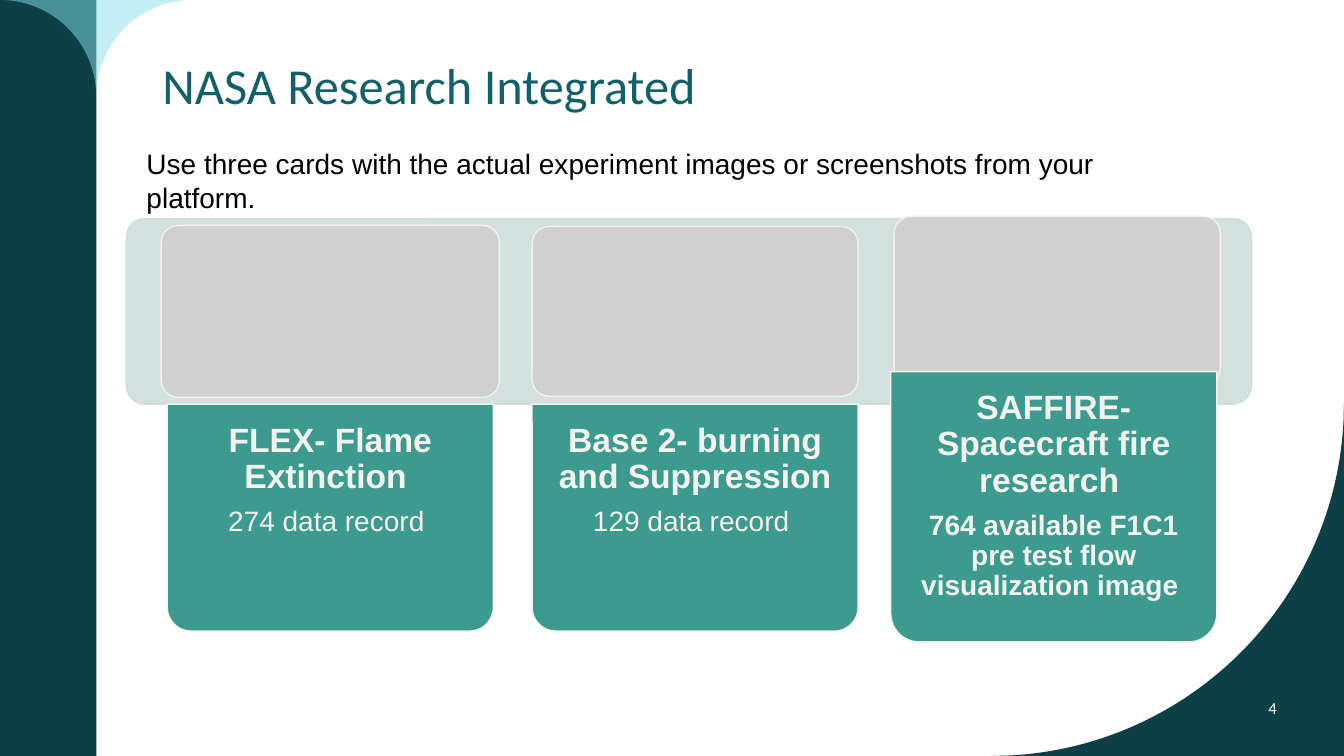
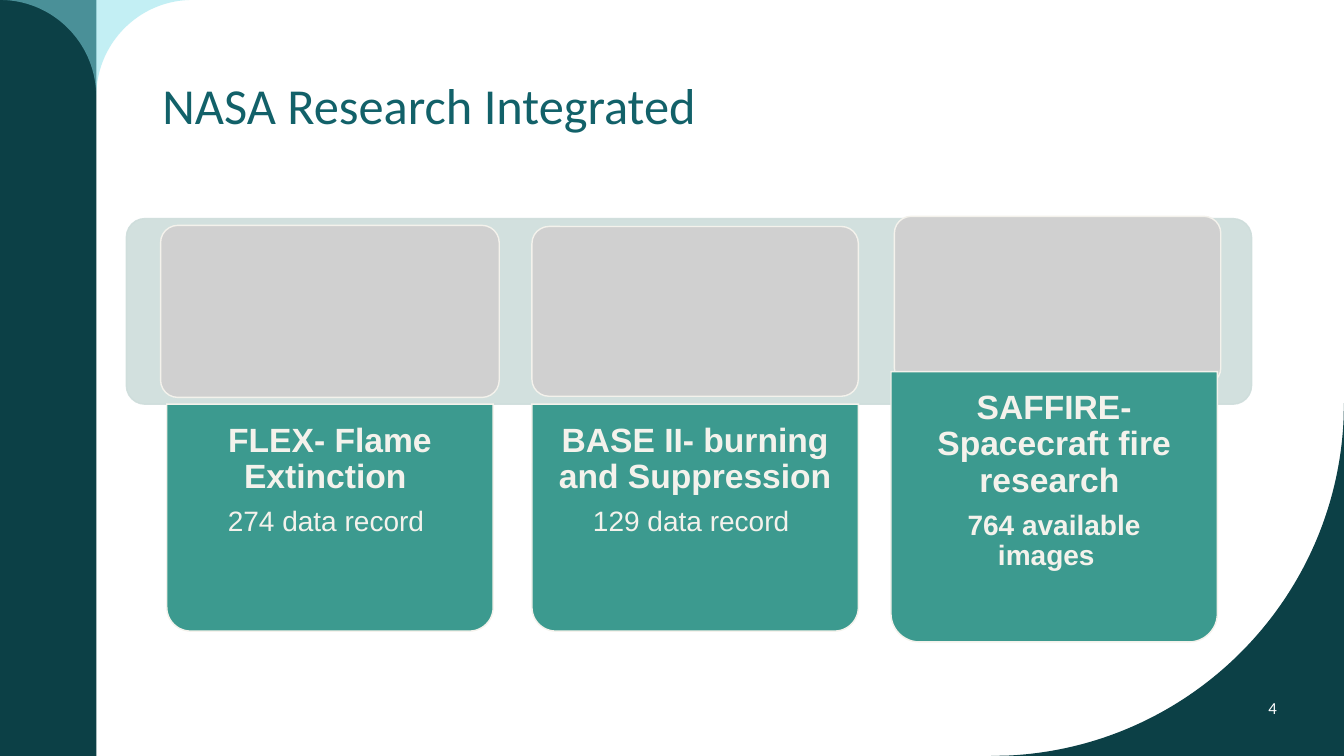
Before and after one commit to Muhamad-Yahya/SideroSpace, a slide deck: slide 4 of Presentation/SidroSpace-Project Presentation.pptx. Drawn at 1344x756 pixels with LibreOffice and Linux fonts; fonts in the diff are those of the drawing; grey boxes stand for pictures. Boxes give left, top, right and bottom in pixels: in the first picture for what was removed or moved away, otherwise in the second. Text is boxed around its words. In the diff, an @@ line names an element or a change of style, - is before the commit and + after.

```diff
--- a/Presentation/SidroSpace-Project Presentation.pptx
+++ b/Presentation/SidroSpace-Project Presentation.pptx
@@ title "NASA Research Integrated": place and size @@
-title "NASA Research Integrated" at <box>162,69,696,113</box>
+title "NASA Research Integrated" at <box>162,89,696,133</box>
@@ text removed at <box>146,153,1094,179</box> @@
-Use three cards with the actual experiment images or screenshots from your platform.
@@ text at <box>559,427,831,495</box>: text changed @@
-Base 2- burning and Suppression
+BASE II- burning and Suppression
@@ text at <box>968,514,1140,570</box>: text changed @@
-764 available F1C1 pre test flow visualization image
+764 available images
```
Also in this commit, not shown: 1 other slide changed, 13 other files.
